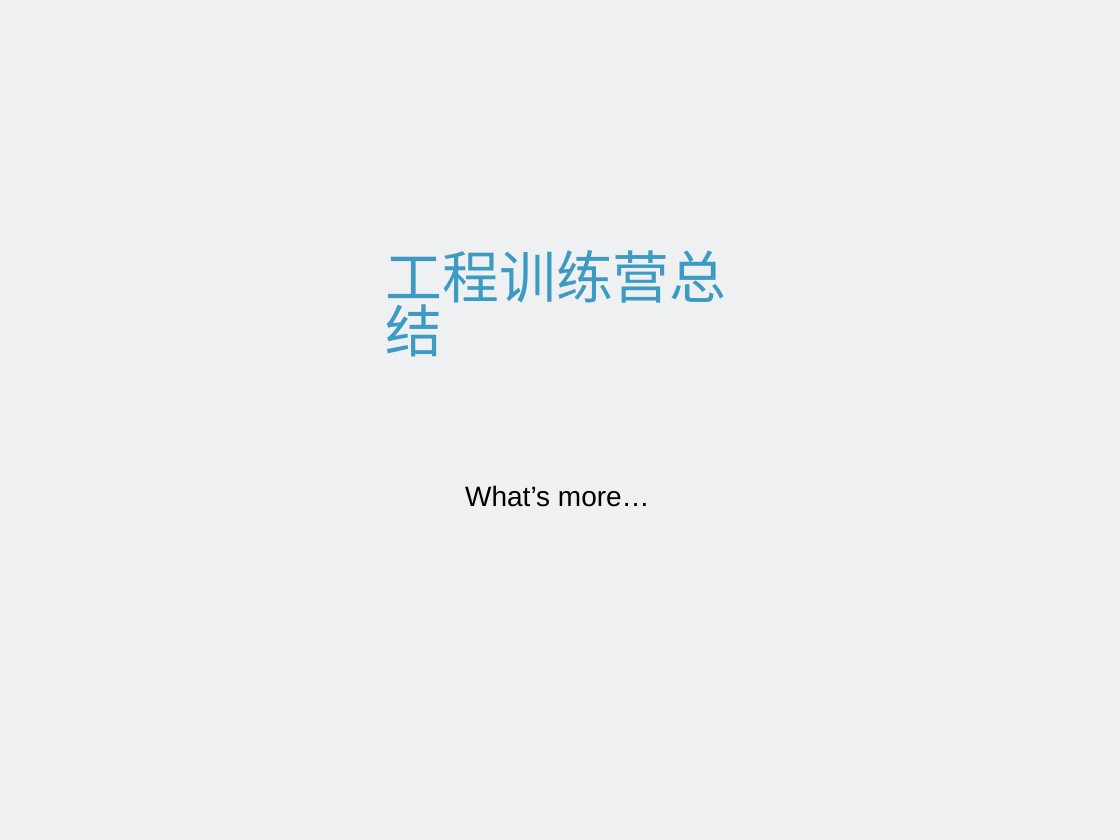
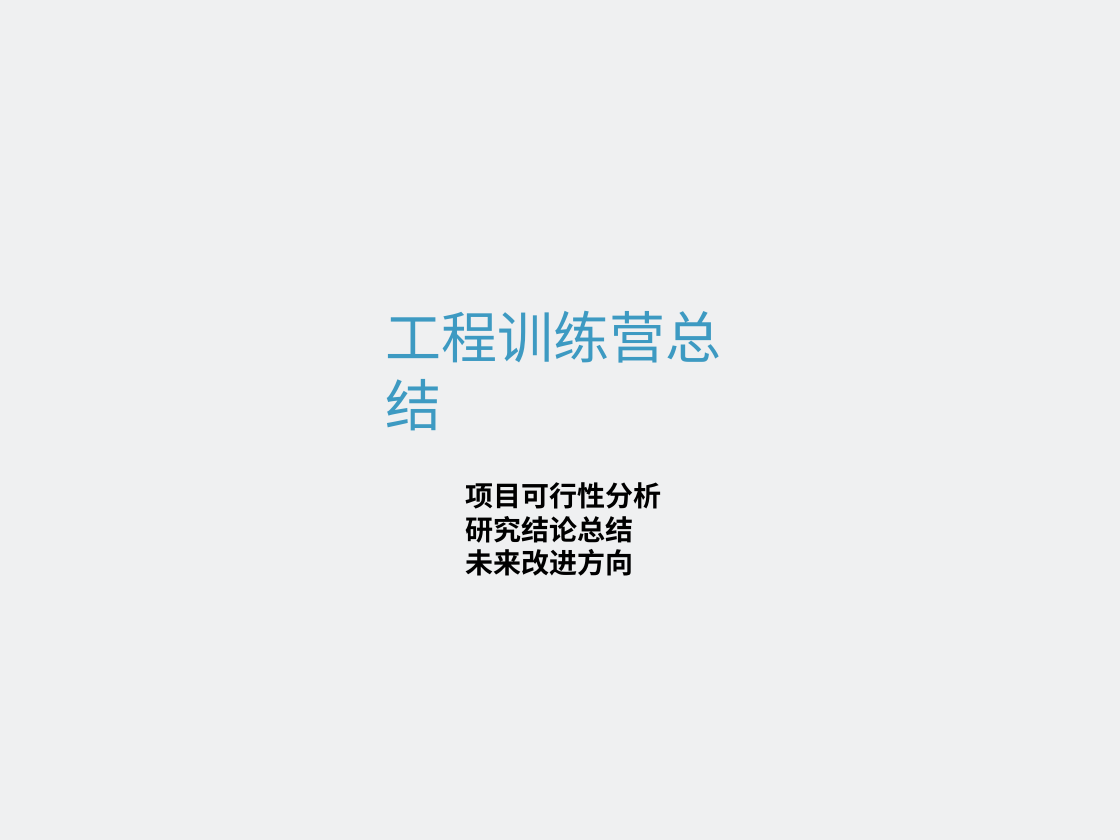
Before and after one commit to FlyBehindRussQ/Presentation, a slide deck: slide 16 of 结题.pptx. Drawn at 1120x840 pixels with LibreOffice and Linux fonts; fonts in the diff are those of the drawing; background and template pictures are left out. Boxes give left, top, right and bottom in pixels: in the first picture for what was removed or moved away, otherwise in the second. Text is boxed around its words. In the diff, an @@ line names an element or a change of style, - is before the commit and + after.

```diff
--- a/结题.pptx
+++ b/结题.pptx
@@ text "工程训练营总结" at box(386, 311, 722, 431): size 36.5 to 36 pt; line spacing 0.8 to 1 @@
@@ text at box(465, 482, 661, 576): text changed; bold on @@
-What’s more…
+项目可行性分析
+研究结论总结
+未来改进方向
```
Also in this commit, not shown: 1 other slide changed, 3 slides added.
